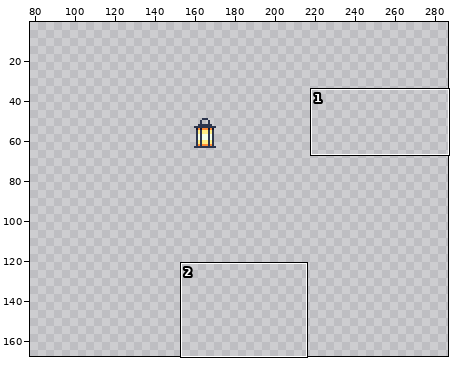
Pixel-art file -- ChampJam/Assets/Sprites/lantern1.aseprite. The picture above shows the old version from afar; the outline marks the close-up.
Close-up. Before the edit:
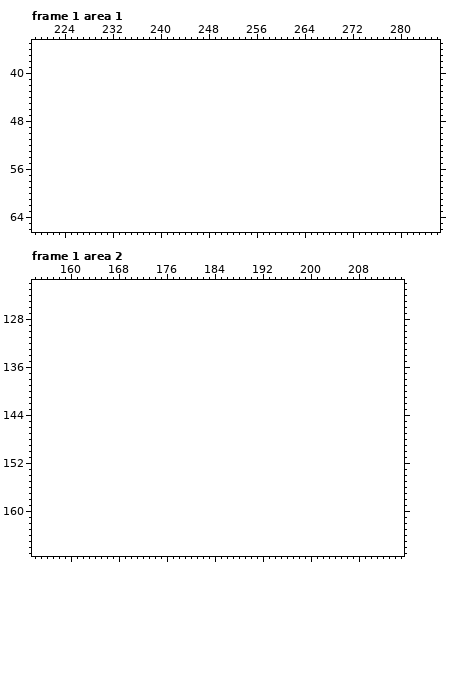
11x15 pixels, 1 frame. Shown: frame 1 area 1: x 219..286, y 35..66; frame 1 area 2: x 154..215, y 122..167. The old version is drawn lined up with the new one, on the new canvas. The wide view leaves out empty margins. The commit also changed other frames or places, which this record leaves out.
After the commit:
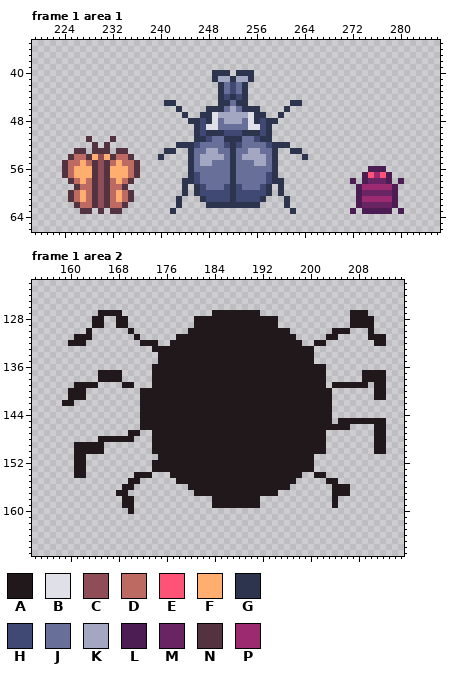
Palette (. is transparent): A #21181b  B #dfe0e8  C #8f4d57  D #bd6a62  E #ff5277  F #ffae70  G #2c354d  H #404973  J #686f99  K #a3a7c2  L #4b1d52  M #692464  N #52333f  P #9c2a70
Change:
canvas 11x15 -> 320x180, the old top-left corner now at 160,49
--- frame 1 area 1
@@ x 219..286 @@
 39 ....................................................................
-40 ....................................................................
-41 ....................................................................
-42 ....................................................................
-43 ....................................................................
-44 ....................................................................
-45 ....................................................................
-46 ....................................................................
-47 ....................................................................
-48 ....................................................................
-49 ....................................................................
-50 ....................................................................
-51 ....................................................................
-52 ....................................................................
-53 ....................................................................
-54 ....................................................................
-55 ....................................................................
-56 ....................................................................
-57 ....................................................................
-58 ....................................................................
-59 ....................................................................
-60 ....................................................................
-61 ....................................................................
-62 ....................................................................
-63 ....................................................................
+40 ..............................GGG.GGG...............................
+41 ..............................GKKGKKG...............................
+42 ...............................GJHJG................................
+43 ...............................GJHJG................................
+44 ...............................GHGHG................................
+45 ......................GG.......GGJGG.......GG.......................
+46 ........................G....GGGJKJGGG....G.........................
+47 .........................G..GGBKKKKKBGG..G..........................
+48 ..........................GGHGBJKKKJBGHGG...........................
+49 ...........................GHBBJJJJJBBHG............................
+50 ...........................GHGGGHHHGGGHG............................
+51 .........N...N.............GGHJJGGGJJHGG............................
+52 ..........N.N...........GGGHJJJJHGHJJJJHGGG.........................
+53 .......NN.NNN.NN......GG..GJJKKJJGJJKKJJG..GG.......................
+54 ......NDDNFCFNDDN....G....GJKKKKJGJKKKKJG....G......................
+55 .....NDDFDNCNDFDDN........GJKKJJJGJJJKKJG...........................
+56 .....NDFFFNCNFFFDN........GJJJJJJGJJJJJJG...............LLL.........
+57 .....NDFFFNCNFFFDN........GHJJJJJGJJJJJHG..............LEPEL........
+58 ......NDFDNCNDFDN........GGHJJJJJGJJJJJHGG...........L.LMMML.L......
+59 .......NDDNCNDDN.........G.GHJJJHGHJJJHG.G............LPPPPPL.......
+60 ......NDFDNCNDFDN........G.GHHHHHGHHHHHG.G............LMMMMML.......
+61 ......NDFDNCNDFDN.......G...GHHHHGHHHHG...G...........LPPPPPL.......
+62 .......NDDNCNDDN........G....GGGGGGGGG....G...........LMMMMML.......
+63 ........NN.N.NN........G...................G.........L.LLLLL.L......
 64 ....................................................................
--- frame 1 area 2
@@ x 154..215 @@
 126 ..............................................................
-127 ..............................................................
-128 ..............................................................
-129 ..............................................................
-130 ..............................................................
-131 ..............................................................
-132 ..............................................................
-133 ..............................................................
-134 ..............................................................
-135 ..............................................................
-136 ..............................................................
-137 ..............................................................
-138 ..............................................................
-139 ..............................................................
-140 ..............................................................
-141 ..............................................................
-142 ..............................................................
-143 ..............................................................
-144 ..............................................................
-145 ..............................................................
-146 ..............................................................
-147 ..............................................................
-148 ..............................................................
-149 ..............................................................
-150 ..............................................................
-151 ..............................................................
-152 ..............................................................
-153 ..............................................................
-154 ..............................................................
-155 ..............................................................
-156 ..............................................................
-157 ..............................................................
-158 ..............................................................
-159 ..............................................................
-160 ..............................................................
+127 ...........AAAA...............AAAAAAAA...............AAA......
+128 ..........AA..AA...........AAAAAAAAAAAAAA............AAAA.....
+129 ..........AA..AA...........AAAAAAAAAAAAAA............AAAA.....
+130 .........A......A.........AAAAAAAAAAAAAAAAA.......AAA...A.....
+131 .......AAA.......A......AAAAAAAAAAAAAAAAAAAA.....AA.....AAA...
+132 ......AAA.........AAA..AAAAAAAAAAAAAAAAAAAAAA..AA........AA...
+133 ....................AAAAAAAAAAAAAAAAAAAAAAAAAAA...............
+134 .....................AAAAAAAAAAAAAAAAAAAAAAAAAA...............
+135 .....................AAAAAAAAAAAAAAAAAAAAAAAAAA...............
+136 ....................AAAAAAAAAAAAAAAAAAAAAAAAAAAAA.............
+137 ...........AAAA.....AAAAAAAAAAAAAAAAAAAAAAAAAAAAA......AAAA...
+138 ...........AAAA.....AAAAAAAAAAAAAAAAAAAAAAAAAAAAA......AAAA...
+139 .......AAAA....AA...AAAAAAAAAAAAAAAAAAAAAAAAAAAAA.AAAAAA.AA...
+140 ......AAA.........AAAAAAAAAAAAAAAAAAAAAAAAAAAAAAAA.......AA...
+141 ......AAA.........AAAAAAAAAAAAAAAAAAAAAAAAAAAAAAAA.......AA...
+142 .....AA...........AAAAAAAAAAAAAAAAAAAAAAAAAAAAAAAA............
+143 ..................AAAAAAAAAAAAAAAAAAAAAAAAAAAAAAAA............
+144 ..................AAAAAAAAAAAAAAAAAAAAAAAAAAAAAAAA............
+145 ..................AAAAAAAAAAAAAAAAAAAAAAAAAAAAAAAA.AAAAAAAA...
+146 ..................AAAAAAAAAAAAAAAAAAAAAAAAAAAAAAAAAAA....AA...
+147 ................AA..AAAAAAAAAAAAAAAAAAAAAAAAAAAAA........AA...
+148 ...........AAAAAA...AAAAAAAAAAAAAAAAAAAAAAAAAAAAA........AA...
+149 .......AAAAA........AAAAAAAAAAAAAAAAAAAAAAAAAAAAA........AA...
+150 .......AAAAA........AAAAAAAAAAAAAAAAAAAAAAAAAAAAA........AA...
+151 .......AA............AAAAAAAAAAAAAAAAAAAAAAAAAA...............
+152 .......AA...........AAAAAAAAAAAAAAAAAAAAAAAAAAA...............
+153 .......AA...........AAAAAAAAAAAAAAAAAAAAAAAAAAA...............
+154 .......AA........AAA...AAAAAAAAAAAAAAAAAAAAAA..AA.............
+155 ................AA......AAAAAAAAAAAAAAAAAAAA.....AA...........
+156 ...............AA.........AAAAAAAAAAAAAAAAA.......AAA.........
+157 ..............AA...........AAAAAAAAAAAAAA.........AAA.........
+158 ...............AA.............AAAAAAAA............A...........
+159 ...............AA.............AAAAAAAA............A...........
+160 ................A.............................................
 161 ..............................................................
Changed places in both close-ups, as pixel boxes (x1, y1, x2, y2):
added: (158, 70, 308, 214)
added: (62, 136, 140, 214)
added: (350, 166, 404, 214)
added: (62, 310, 386, 514)
